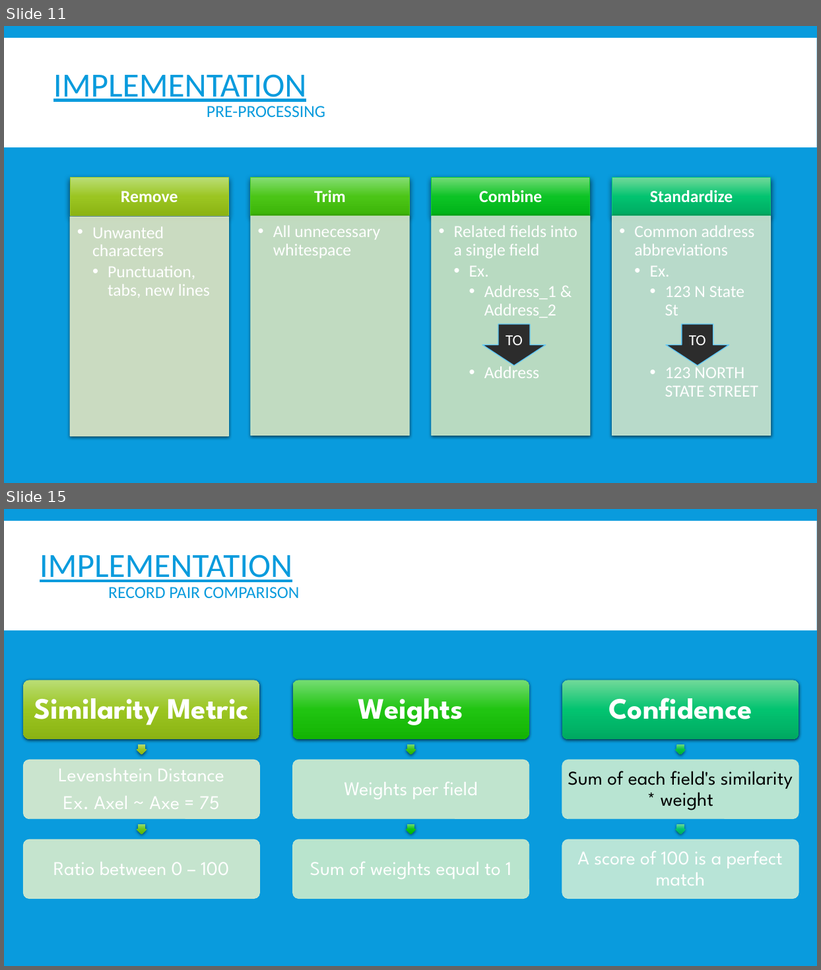
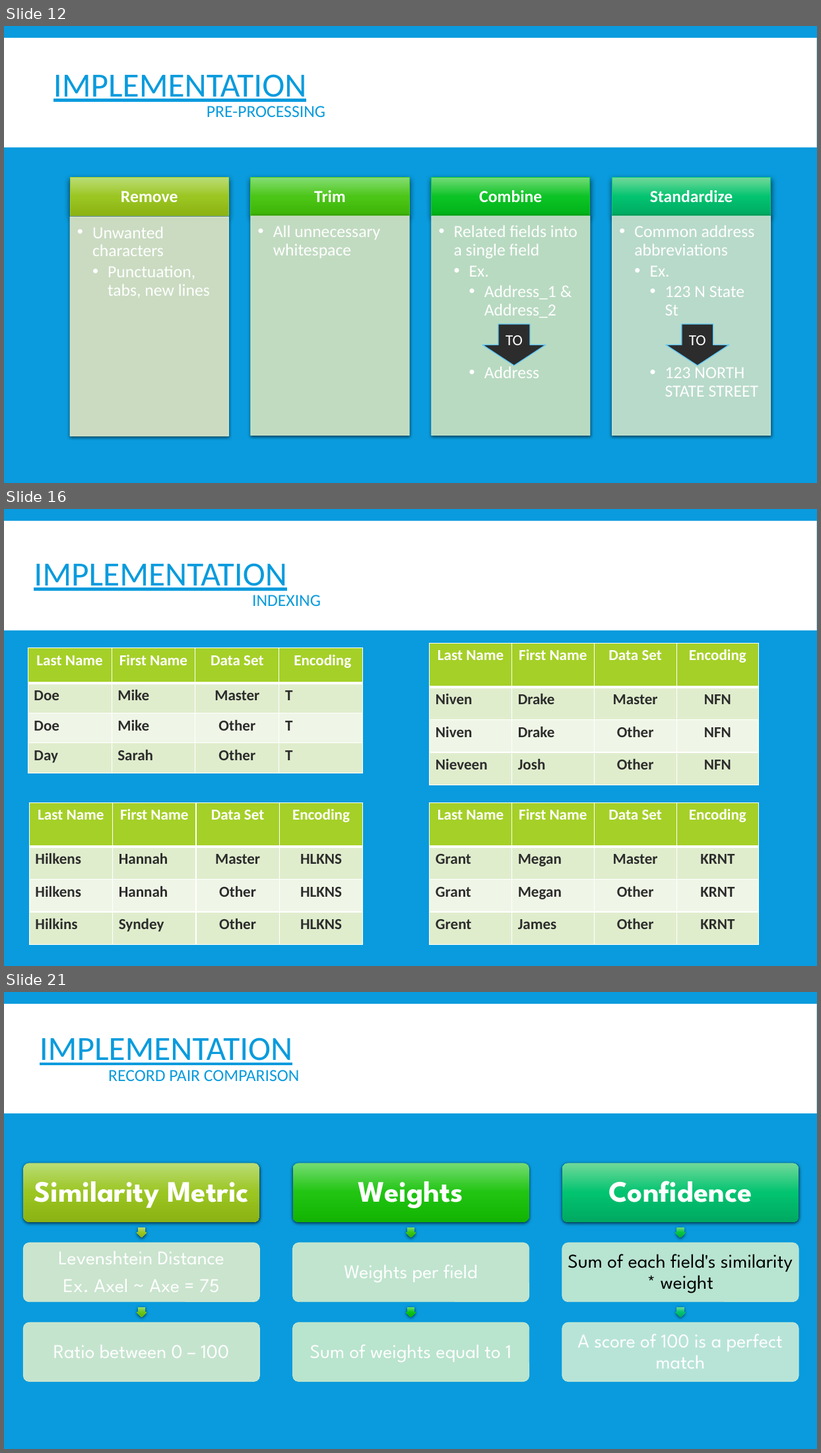
Before and after one commit to OryGregS/SeniorProject, a slide deck: docs/other/FuzzyRecordLinkage.pptx. Shown one above the other, each under a label of ours: slides 11 and 15 before the commit, slides 12, 16 and 21 after it; the slides between them are not shown. The pictures are 821x970 and 821x1453 pixels, drawn with LibreOffice and Linux fonts; fonts in the diff are those of the drawing. Boxes give left, top, right and bottom in pixels: in the first picture for what was removed or moved away, otherwise in the second. Text is boxed around its words. In the diff, an @@ line names an element or a change of style, - is before the commit and + after.

```diff
--- a/docs/other/FuzzyRecordLinkage.pptx
+++ b/docs/other/FuzzyRecordLinkage.pptx
@@ slide 16 added at (x1=4, y1=509, x2=817, y2=966), background #099BDD; not listed: 1 template element that a slide beside it also shows @@
@@ text added at (x1=34, y1=563, x2=321, y2=606), 40 pt, text #099BDD, underline @@
+IMPLEMENTATION
+INDEXING
@@ table added at (x1=430, y1=643, x2=759, y2=786), 4 rows, 4 columns @@
+Last Name | First Name | Data Set | Encoding
+Niven | Drake | Master | NFN
+Niven | Drake | Other | NFN
+Nieveen | Josh | Other | NFN
@@ table added at (x1=28, y1=648, x2=362, y2=867), 4 rows, 4 columns @@
+Last Name | First Name | Data Set | Encoding
+Doe | Mike | Master | T
+Doe | Mike | Other | T
+Day | Sarah | Other | T
@@ table added at (x1=29, y1=803, x2=363, y2=945), 4 rows, 4 columns @@
+Last Name | First Name | Data Set | Encoding
+Hilkens | Hannah | Master | HLKNS
+Hilkens | Hannah | Other | HLKNS
+Hilkins | Syndey | Other | HLKNS
@@ table added at (x1=430, y1=803, x2=759, y2=945), 4 rows, 4 columns @@
+Last Name | First Name | Data Set | Encoding
+Grant | Megan | Master | KRNT
+Grant | Megan | Other | KRNT
+Grent | James | Other | KRNT
@@ what was slide 11 is now slide 12 @@
@@ what was slide 15 is now slide 21 @@
```
Also in this commit, not shown: 8 slides changed, 4 other slides added, 3 slides removed, 2 other files.
